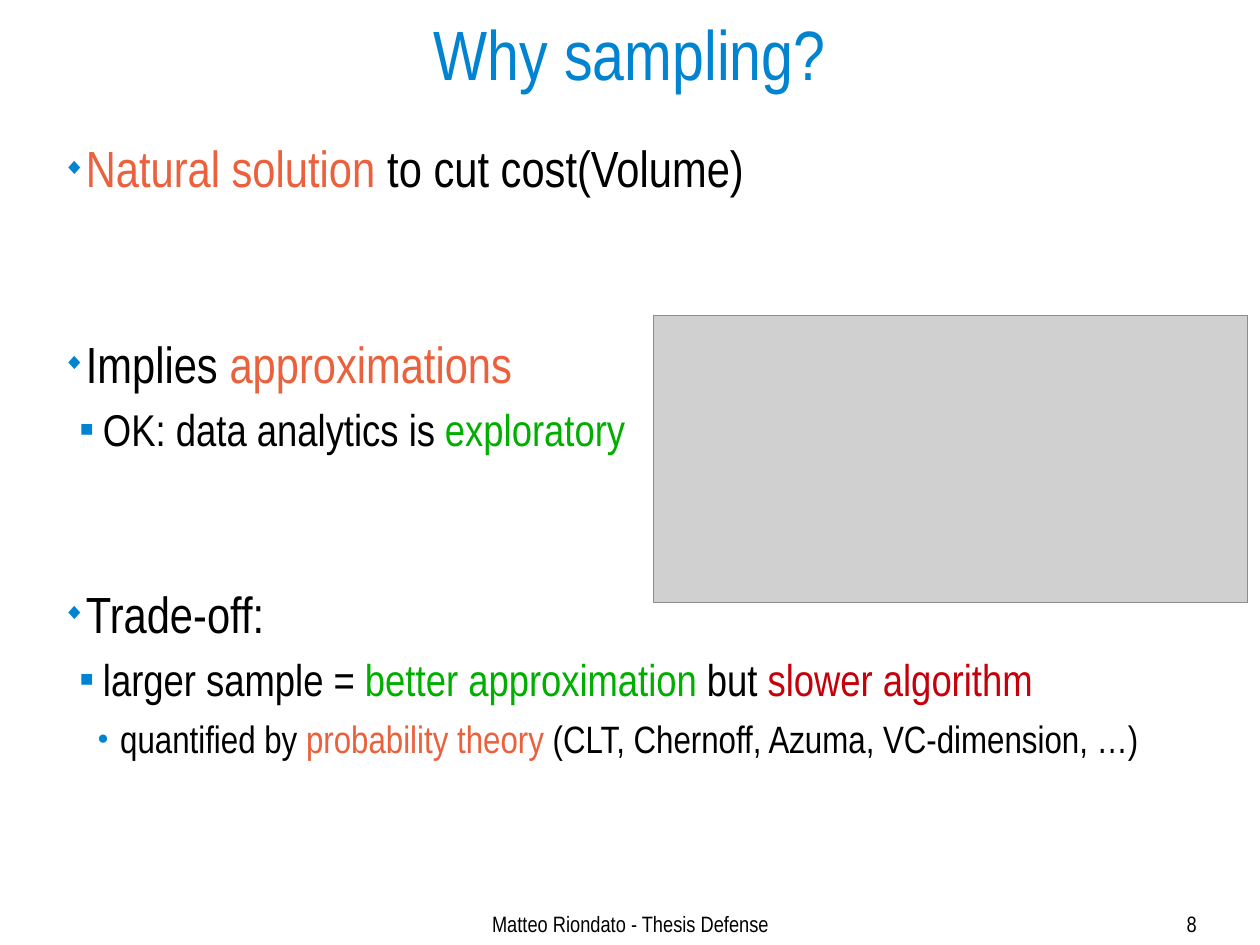
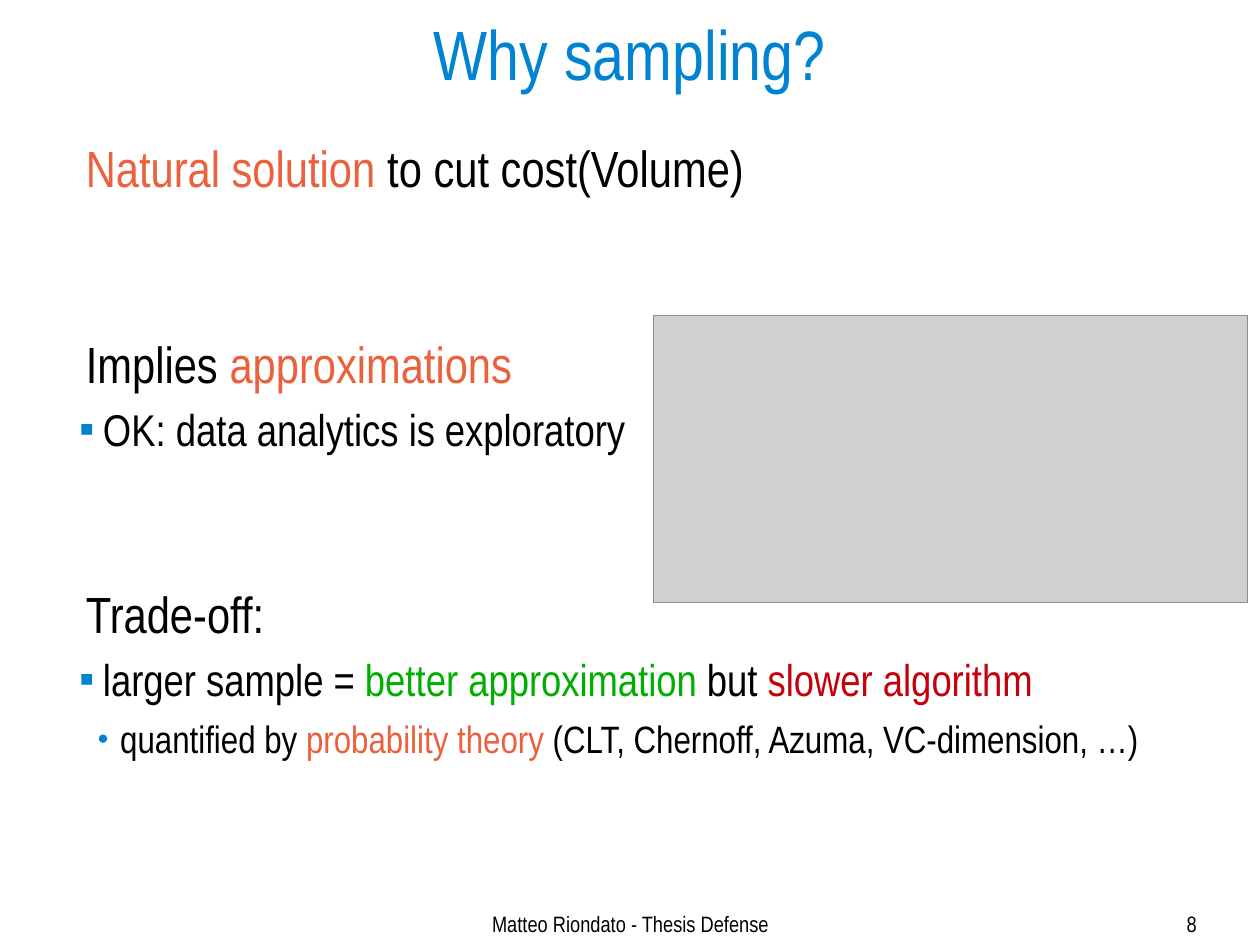
Before and after one commit to ZhizhongIsaacChen/dissertation, a slide deck: slide 8 of defense/Defense-talk.odp. Drawn at 1260x945 pixels with LibreOffice and Linux fonts; fonts in the diff are those of the drawing; grey boxes stand for pictures. Boxes give left, top, right and bottom in pixels: in the first picture for what was removed or moved away, otherwise in the second. Text is boxed around its words. In the diff, an @@ line names an element or a change of style, - is before the commit and + after.

```diff
--- a/defense/Defense-talk.odp
+++ b/defense/Defense-talk.odp
@@ text at [86,150,744,634]: text colour #00AE00 to #000000 in "exploratory"; bullet ◆ to none @@
```
Also in this commit, not shown: 28 other slides changed, 1 slide removed.
